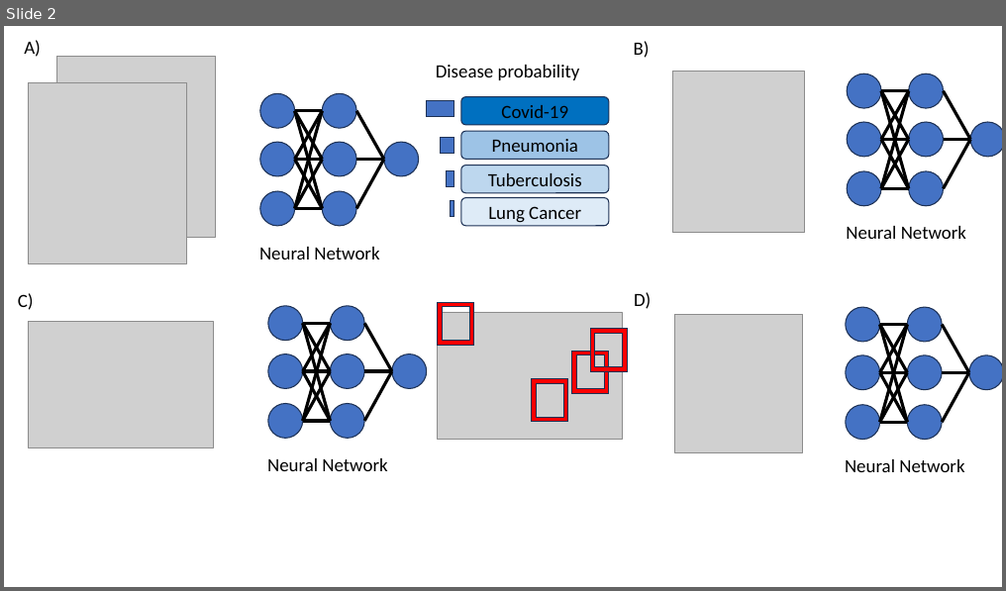
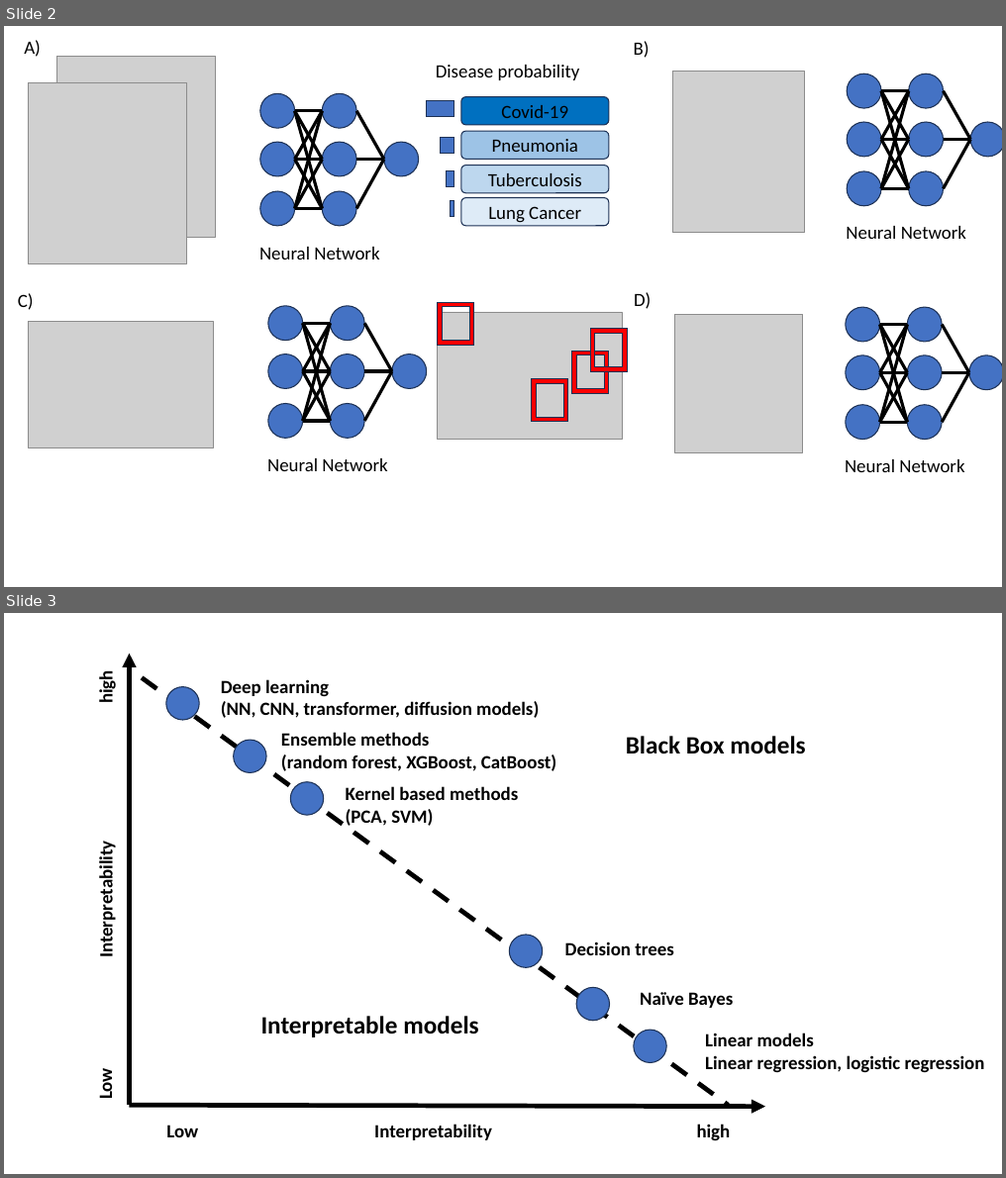
Before and after one commit to SalvatoreRa/explanaibleAI, a slide deck: figures/addtional_figures.pptx. Shown one above the other, each under a label of ours: slide 2 before the commit, slides 2 and 3 after it. The pictures are 1006x591 and 1006x1178 pixels, drawn with LibreOffice and Linux fonts; fonts in the diff are those of the drawing; grey boxes stand for pictures; background and template pictures are left out. Boxes give left, top, right and bottom in pixels: in the first picture for what was removed or moved away, otherwise in the second. Text is boxed around its words. In the diff, an @@ line names an element or a change of style, - is before the commit and + after.

```diff
--- a/figures/addtional_figures.pptx
+++ b/figures/addtional_figures.pptx
@@ slide 3 added at <box>4,613,1002,1174</box>, background #FFFFFF @@
@@ arrow added from (129, 1106) to (129, 654), #000000 4.5 pt @@
@@ text added at <box>95,673,118,702</box>, 18 pt, text #000000, bold @@
+high
@@ line added from (142, 678) to (728, 1106), #000000 4.5 pt dashed @@
@@ ellipse added at <box>166,687,199,720</box>, fill #4472C4, outline #1E3256 1 pt @@
@@ text added at <box>221,679,539,718</box>, 18 pt, text #000000, bold @@
+Deep learning
+(NN, CNN, transformer, diffusion models)
@@ ellipse added at <box>233,740,266,772</box>, fill #4472C4, outline #1E3256 1 pt @@
@@ text added at <box>281,732,556,771</box>, 18 pt, text #000000, bold @@
+Ensemble methods
+(random forest, XGBoost, CatBoost)
@@ text added at <box>626,736,805,755</box>, 24 pt, text #000000, bold @@
+Black Box models
@@ ellipse added at <box>291,782,324,815</box>, fill #4472C4, outline #1E3256 1 pt @@
@@ text added at <box>346,786,518,826</box>, 18 pt, text #000000, bold @@
+Kernel based methods
+(PCA, SVM)
@@ text added at <box>95,852,118,956</box>, 18 pt, text #000000, bold @@
+Interpretability
@@ ellipse added at <box>509,935,543,967</box>, fill #4472C4, outline #1E3256 1 pt @@
@@ text added at <box>565,942,674,956</box>, 18 pt, text #000000, bold @@
+Decision trees
@@ ellipse added at <box>576,987,610,1020</box>, fill #4472C4, outline #1E3256 1 pt @@
@@ text added at <box>640,992,733,1008</box>, 18 pt, text #000000, bold @@
+Naïve Bayes
@@ text added at <box>261,1016,478,1038</box>, 24 pt, text #000000, bold @@
+Interpretable models
@@ ellipse added at <box>634,1030,666,1062</box>, fill #4472C4, outline #1E3256 1 pt @@
@@ text added at <box>705,1033,985,1073</box>, 18 pt, text #000000, bold @@
+Linear models
+Linear regression, logistic regression
@@ text added at <box>94,1071,117,1098</box>, 18 pt, text #000000, bold @@
+Low
@@ arrow added from (129, 1106) to (765, 1107), #000000 4.5 pt @@
@@ text added at <box>166,1125,198,1138</box>, 18 pt, text #000000, bold @@
+Low
@@ text added at <box>374,1124,492,1141</box>, 18 pt, text #000000, bold @@
+Interpretability
@@ text added at <box>697,1124,731,1142</box>, 18 pt, text #000000, bold @@
+high
```
